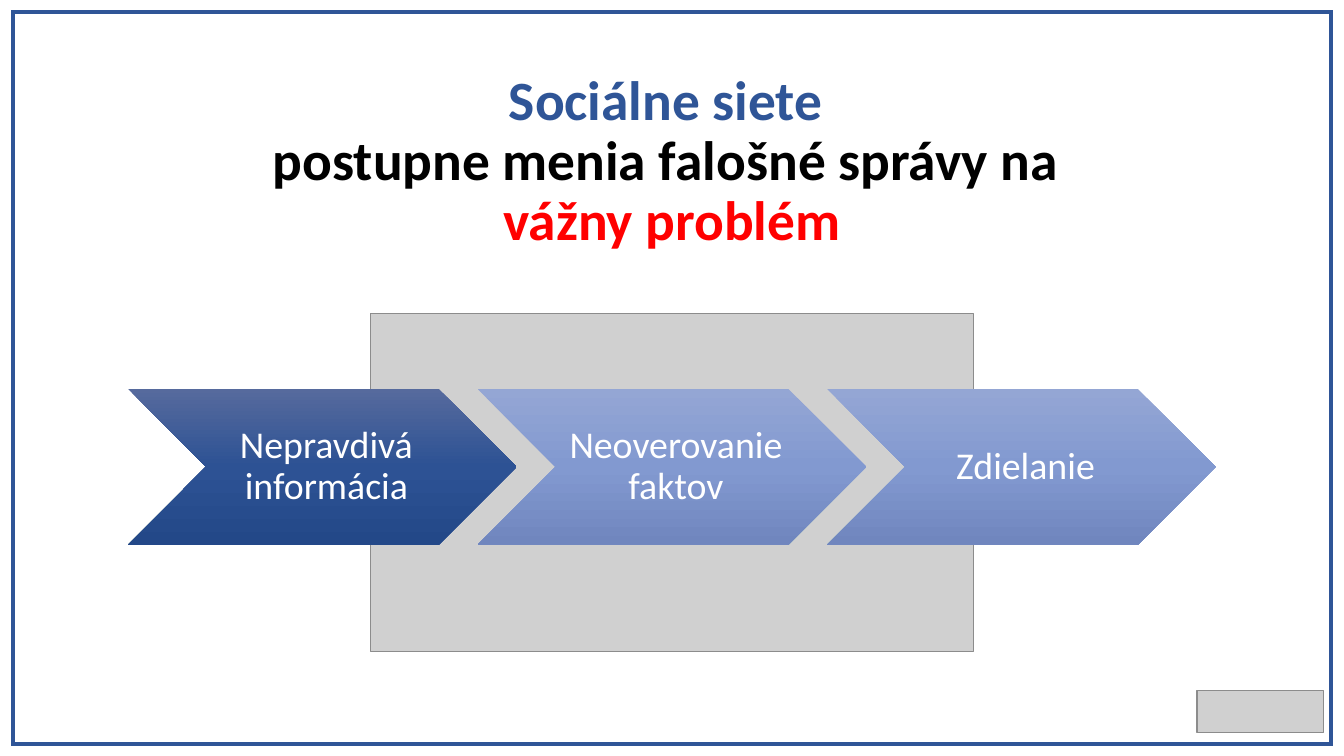
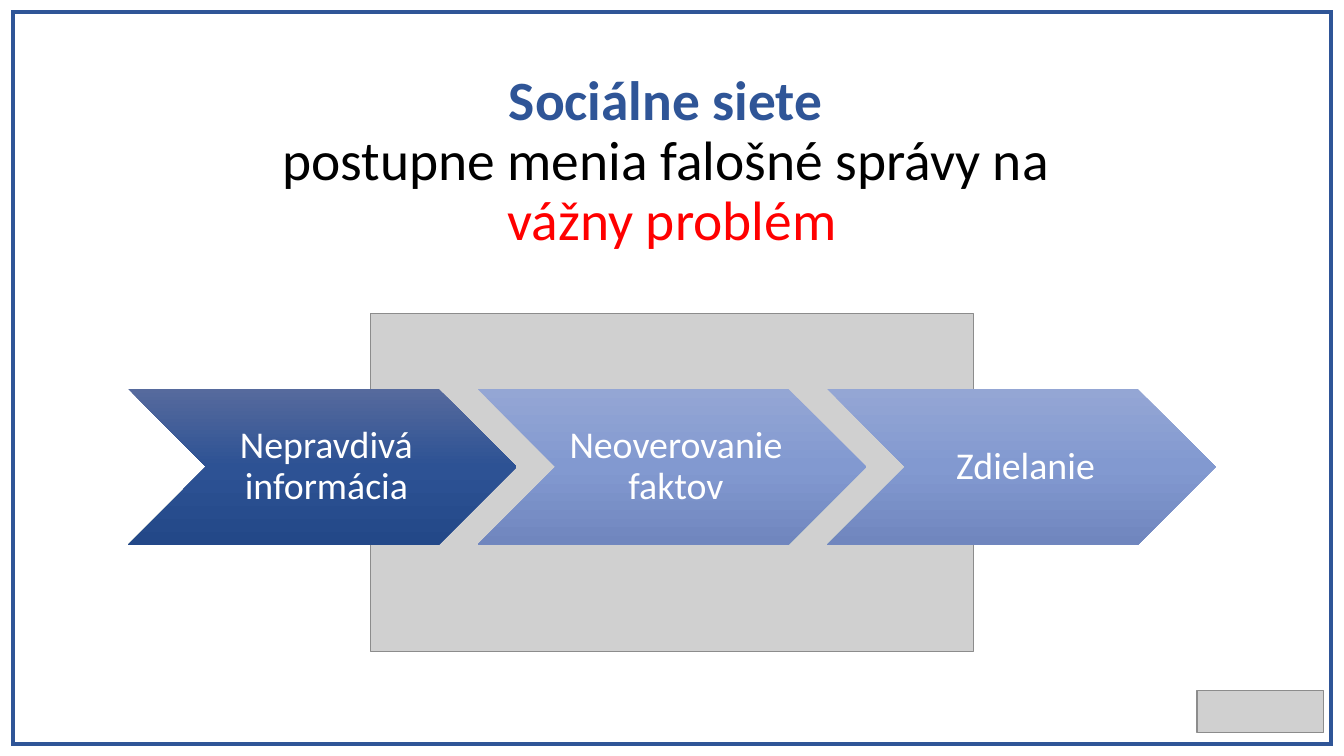
Before and after one commit to Realrio13/projekt, a slide deck: slide 16 of Prezentacia SPOJENA.pptx. Drawn at 1344x756 pixels with LibreOffice and Linux fonts; fonts in the diff are those of the drawing; grey boxes stand for pictures. Boxes give left, top, right and bottom in pixels: in the first picture for what was removed or moved away, otherwise in the second. Text is boxed around its words. In the diff, an @@ line names an element or a change of style, - is before the commit and + after.

```diff
--- a/Prezentacia SPOJENA.pptx
+++ b/Prezentacia SPOJENA.pptx
@@ title "Sociálne siete postupne menia falošné ..." at [282, 81, 1049, 249]: bold off in "postupne menia falošné správy na vážny problém" @@
```
Also in this commit, not shown: 12 other slides changed.
